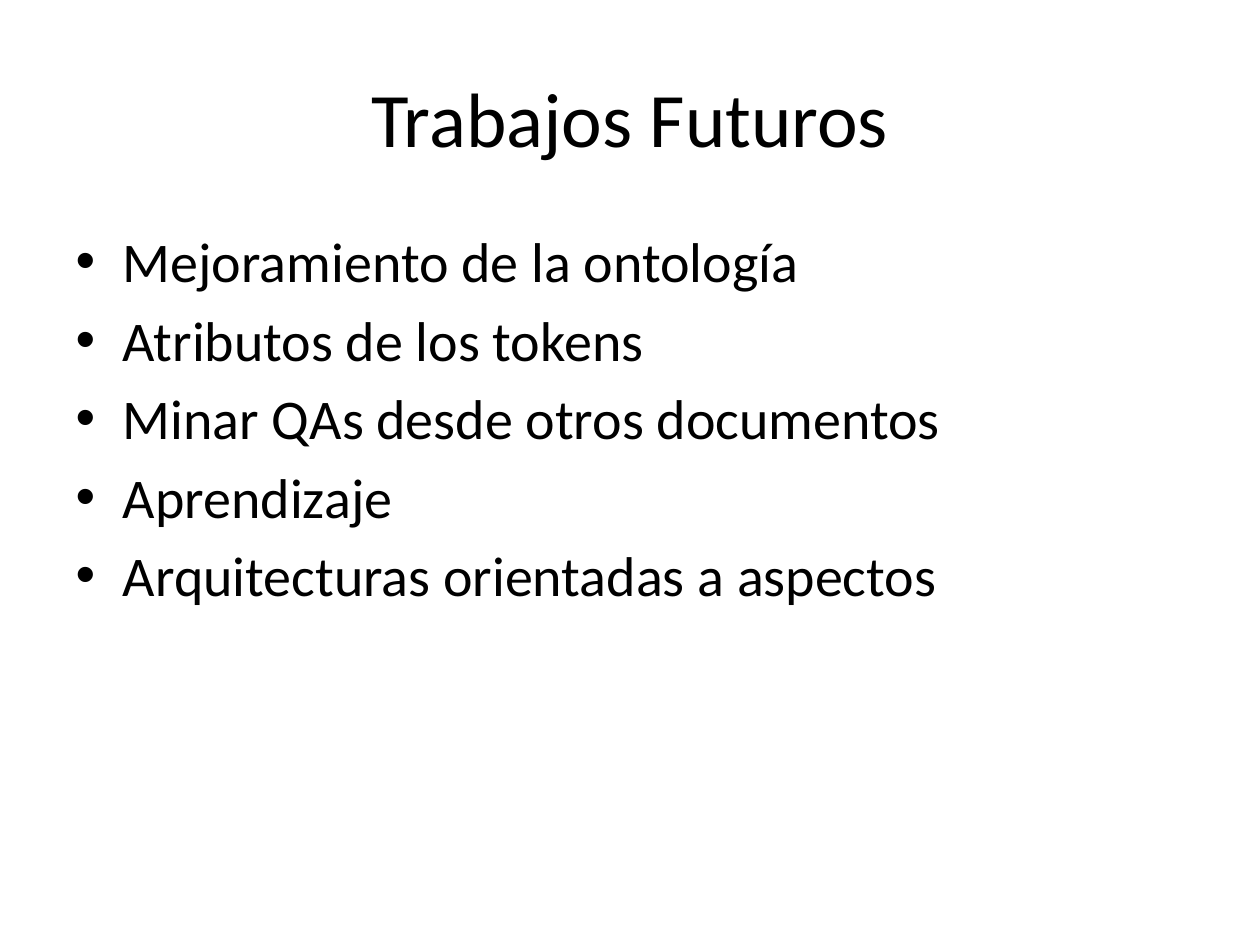
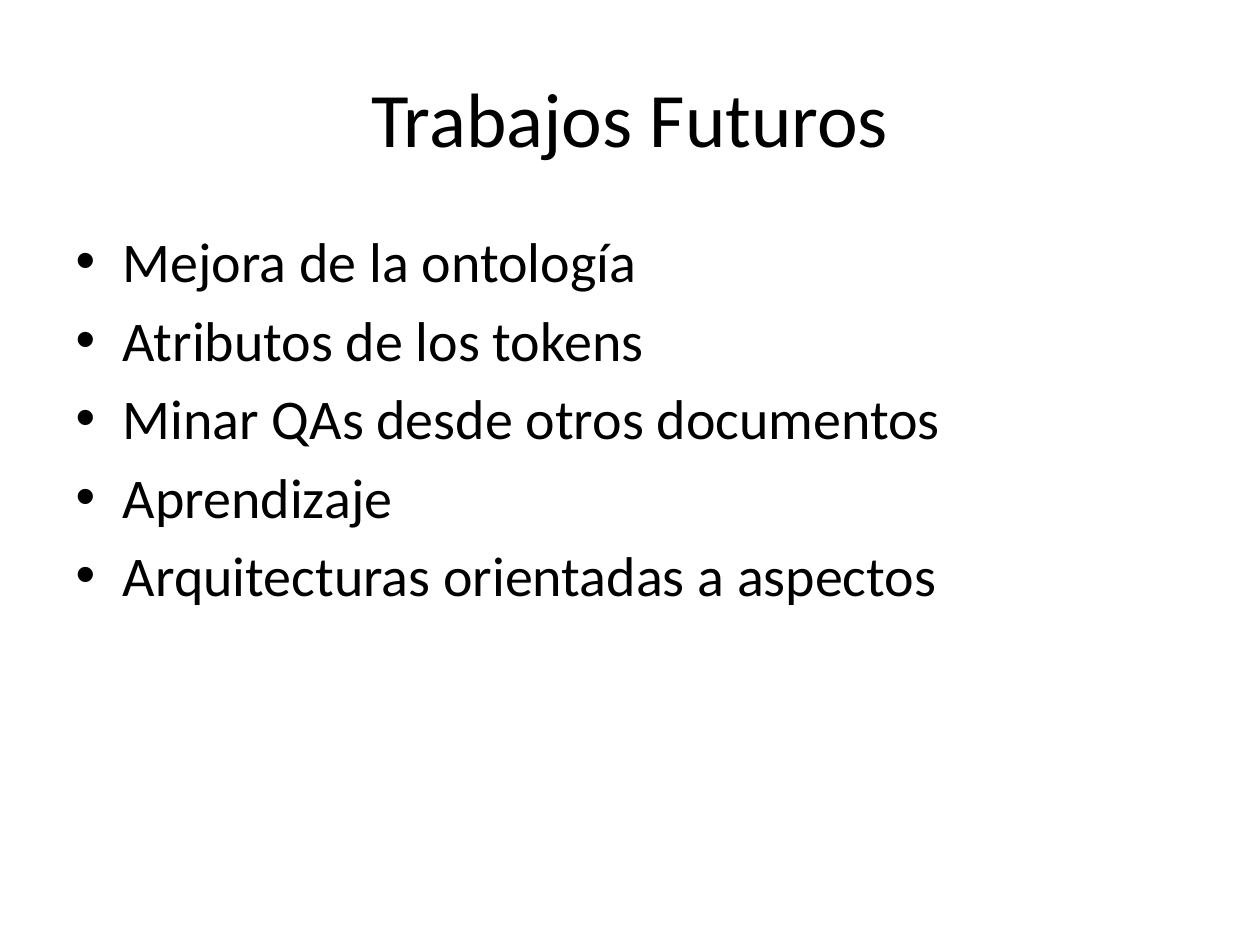
Before and after one commit to alejandrorago/qatesis2, a slide deck: slide 18 of Capitulos Finales/filiminasPeladas.pptx (slide 16 before the commit). Drawn at 1260x945 pixels with LibreOffice and Linux fonts; fonts in the diff are those of the drawing. Boxes give left, top, right and bottom in pixels: in the first picture for what was removed or moved away, otherwise in the second. Text is boxed around its words. In the diff, an @@ line names an element or a change of style, - is before the commit and + after.

```diff
--- a/Capitulos Finales/filiminasPeladas.pptx
+++ b/Capitulos Finales/filiminasPeladas.pptx
@@ text at [123,243,637,292]: text changed @@
-• Mejoramiento de la ontología
+• Mejora de la ontología
```
Also in this commit, not shown: 8 other slides changed, 3 slides added, 1 slide removed.
